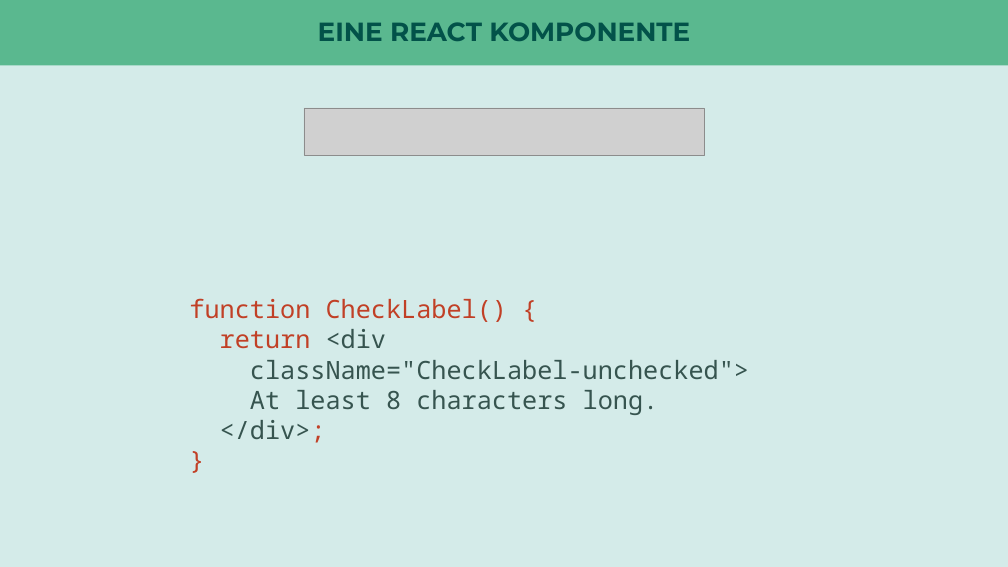
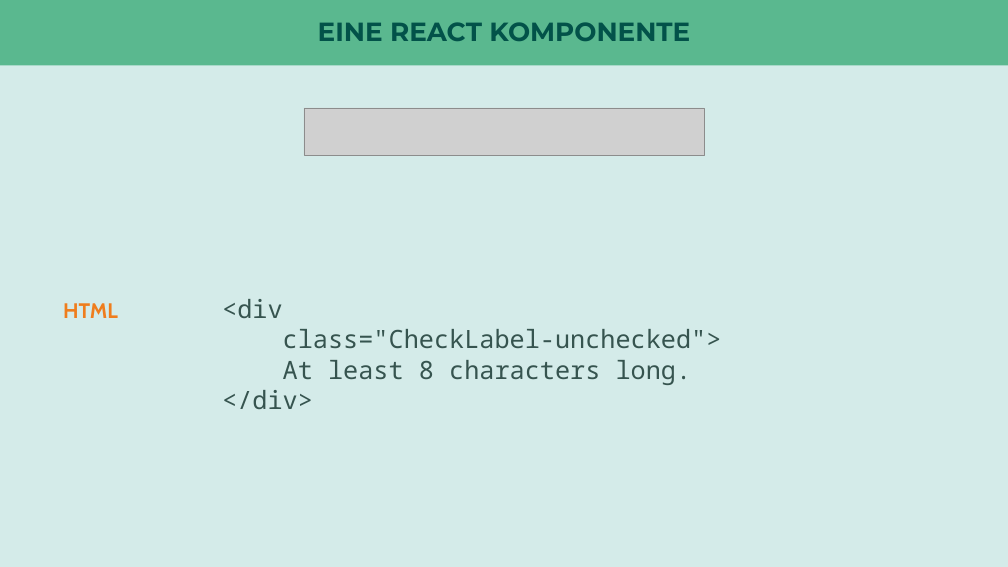
Before and after one commit to nilshartmann/react-talk, a slide deck: slide 13 of react-talk.pptx (slide 12 before the commit). Drawn at 1008x567 pixels with LibreOffice and Linux fonts; fonts in the diff are those of the drawing; grey boxes stand for pictures. Boxes give left, top, right and bottom in pixels: in the first picture for what was removed or moved away, otherwise in the second. Text is boxed around its words. In the diff, an @@ line names an element or a change of style, - is before the commit and + after.

```diff
--- a/react-talk.pptx
+++ b/react-talk.pptx
@@ text at [222,299,722,348]: text changed @@
-function CheckLabel() {
-return <div
-className="CheckLabel-unchecked">
+<div
+class="CheckLabel-unchecked">
@@ text "<div": place and size @@
-text "<div" at [189,298,749,443]
+text "<div" at [222,299,722,409]
@@ text added at [63,303,118,318], 20 pt, text #EF7D1D, bold @@
+HTML
@@ text at [222,390,313,409]: text changed @@
-</div>;
-}
+</div>
```
Also in this commit, not shown: 4 other slides changed, 21 slides added, 1 slide removed, 2 other files.
